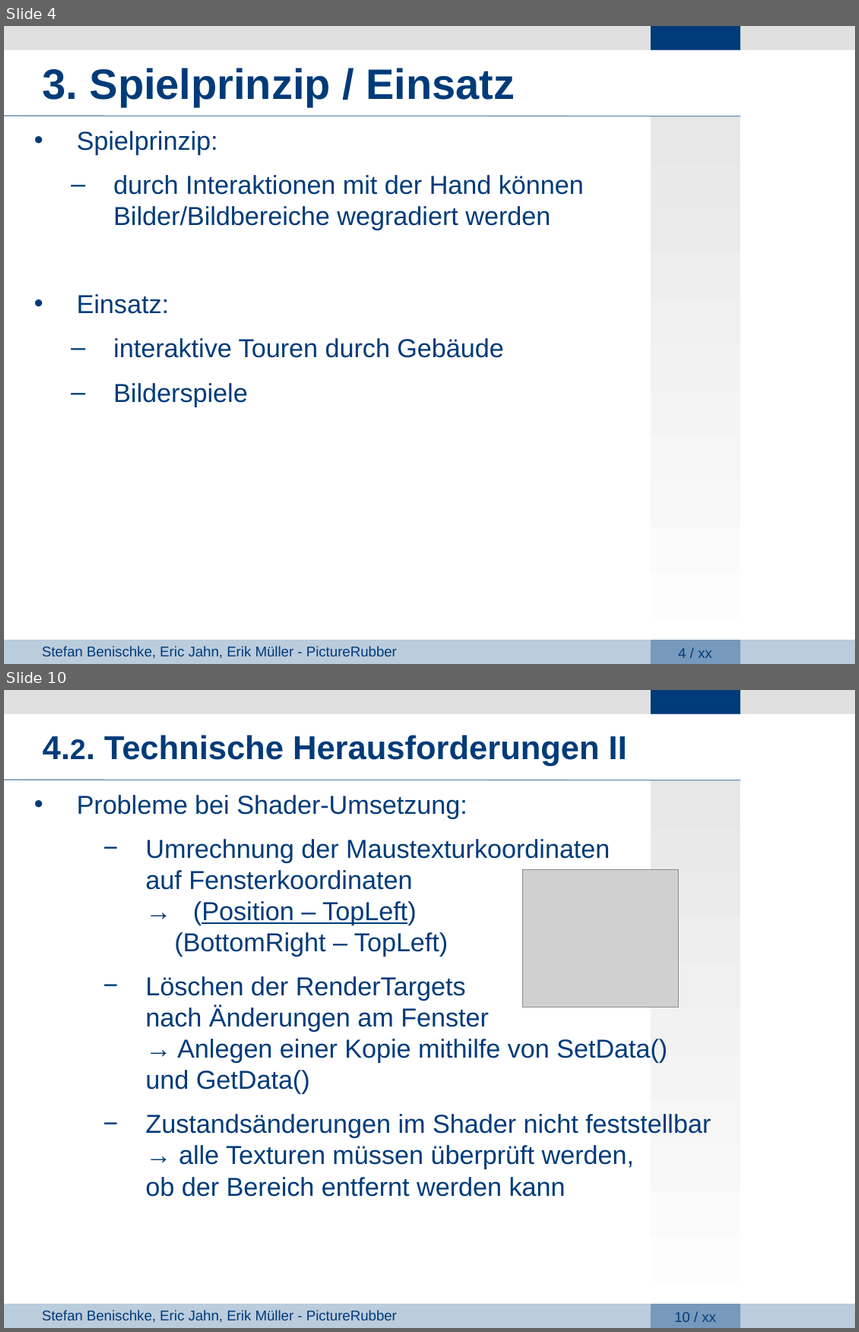
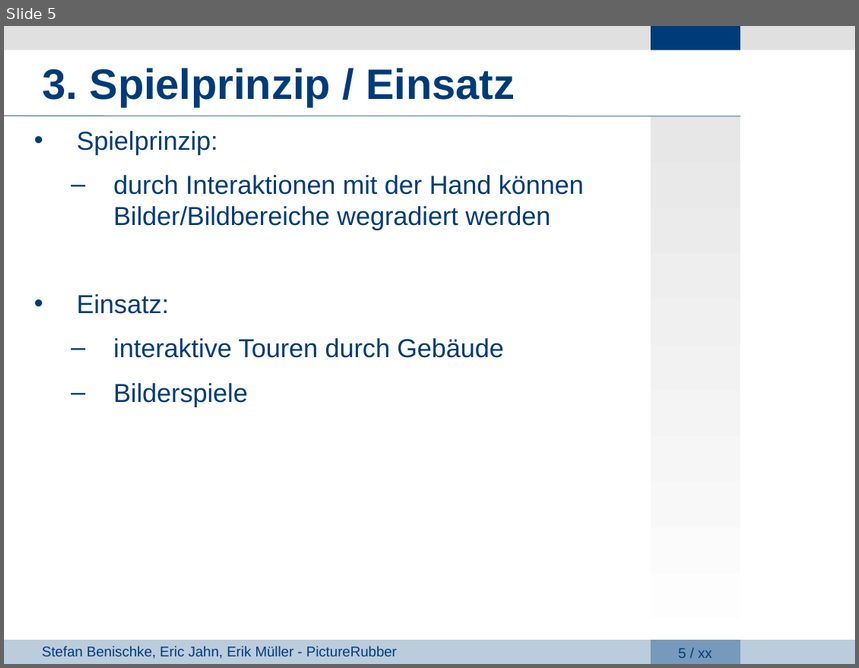
Before and after one commit to giuliarouge/picturerubber, a slide deck: Präsentation.ppt. Shown one above the other, each under a label of ours: slides 4 and 10 before the commit, slide 5 after it; the slides between them are not shown. The pictures are 859x1332 and 859x668 pixels, drawn with LibreOffice and Linux fonts; fonts in the diff are those of the drawing; grey boxes stand for pictures; background and template pictures are left out. Boxes give left, top, right and bottom in pixels: in the first picture for what was removed or moved away, otherwise in the second. Text is boxed around its words. In the diff, an @@ line names an element or a change of style, - is before the commit and + after.

```diff
--- a/Präsentation.ppt
+++ b/Präsentation.ppt
@@ slide 10 removed at (4,690,855,1328), background #FFFFFF; not listed: 8 template elements that a slide beside it also shows @@
@@ text removed at (43,735,627,767) @@
-4.2. Technische Herausforderungen II
@@ text removed at (77,795,711,1197) @@
-• Probleme bei Shader-Umsetzung:
-  − Umrechnung der Maustexturkoordinaten
-    auf Fensterkoordinaten
-    → (Position – TopLeft)
-    (BottomRight – TopLeft)
-  − Löschen der RenderTargets
-    nach Änderungen am Fenster
-    → Anlegen einer Kopie mithilfe von SetData()
-    und GetData()
-  − Zustandsänderungen im Shader nicht feststellbar
-    → alle Texturen müssen überprüft werden,
-    ob der Bereich entfernt werden kann
@@ picture removed at (522,869,678,1008) @@
@@ what was slide 4 is now slide 5 @@
@@ page number at (678,648,712,658): text changed @@
-4 / xx
+5 / xx
```
Also in this commit, not shown: 6 slides changed, 8 slides added, 3 other files.
